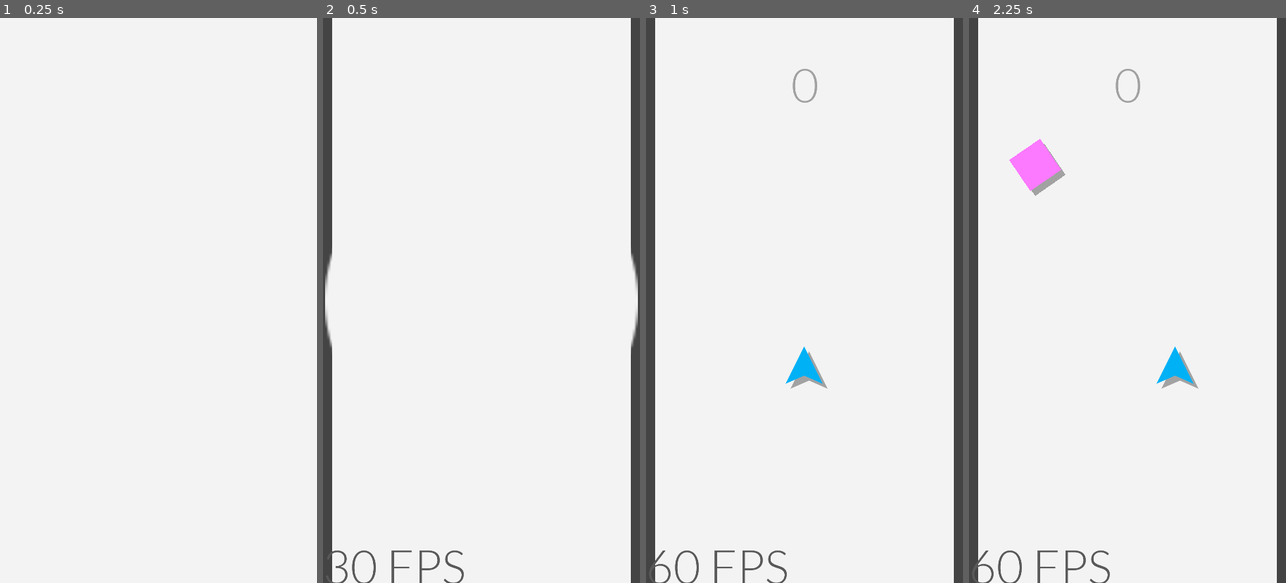
Above: before the commit, frames 1-4 (left to right).
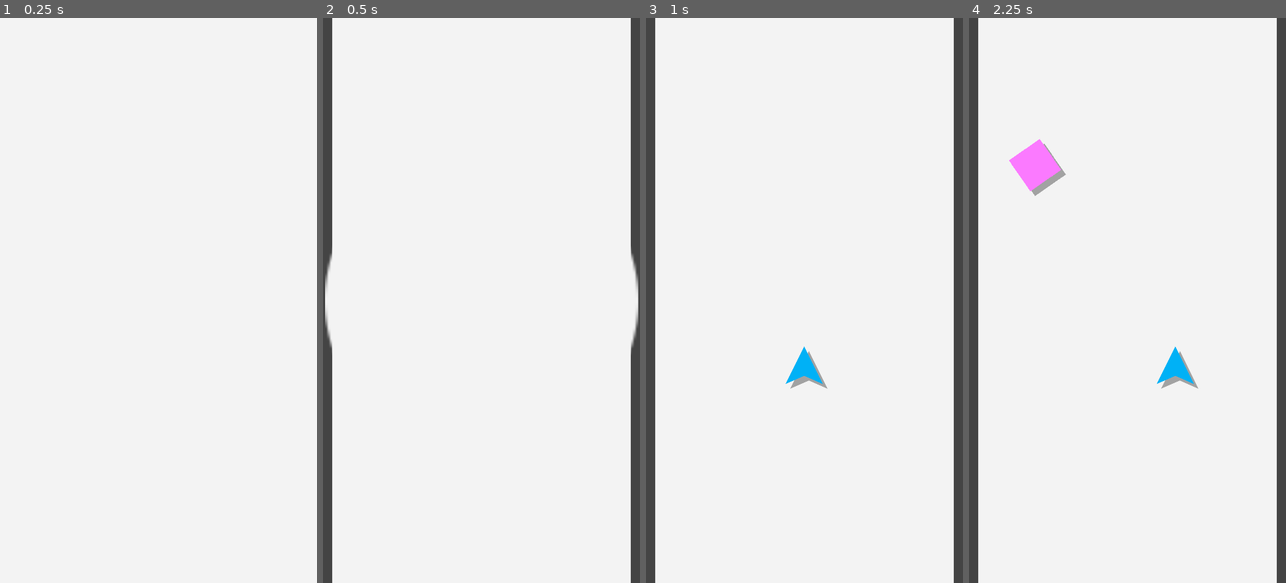
Above: after the commit, the same moments.

Repository: RTDxE/RunRetry
Game: Godot game, scene res://Scenes/main.tscn
Same seed, same stepped clock (60 frames per second), same inputs: the game is played once before the commit and once after it.
Inputs (mouse positions are in pixels of both pictures, inside the frame that each line leads up to):
- Up to frame 1 (0.25 s): no input
- Up to frame 2 (0.5 s): no input
- Up to frame 3 (1 s): move the mouse to (874, 272) at 0.52 s; click (874, 272) at 0.67 s
- Up to frame 4 (2.25 s): tap Enter at 1.25 s; drag from (1064, 328) to (1111, 413) at 1.27 s; move the mouse to (1159, 176) at 2.02 s; click (1159, 176) at 2.17 s

Frame 1 is identical in both runs. In frame 2, 0.5% of the frame differs, in the area x 2-100%, y 45-100%; in frame 3, 0.6%; in frame 4, 0.7%, in the area x 2-71%, y 9-100%.

Commit message:
Update icon and code

Diff:
--- a/Scenes/main.tscn
+++ b/Scenes/main.tscn
@@ -141,7 +141,14 @@
 	$Die.show()
 	$Die/anim.play(\"show\")
 	$Die/Score.text = \"Score: \" + str(score)
-	$Die/Record.text = (\"Record: \" + str(record)) if record >= 0 else \"\"
+	if record >= 0:
+		if record == score and score > 0:
+			$Die/Record.hide()
+			$Die/NewRecord.show()
+		elif record > 0:
+			$Die/Record.text = (\"Record: \" + str(record))
+		else:
+			$Die/Record.hide()
 "
 
 [sub_resource type="DynamicFont" id=5]
@@ -178,7 +185,7 @@
 [sub_resource type="DynamicFont" id=7]
 size = 300
 outline_size = 20
-outline_color = Color( 0.490196, 0.878431, 1, 1 )
+outline_color = Color( 0.615686, 0.894118, 0.980392, 1 )
 use_mipmaps = true
 use_filter = true
 font_data = ExtResource( 3 )
@@ -276,6 +283,14 @@
 use_filter = true
 font_data = ExtResource( 3 )
 
+[sub_resource type="DynamicFont" id=15]
+size = 100
+outline_size = 10
+outline_color = Color( 0.960784, 0.627451, 1, 0.419608 )
+use_mipmaps = true
+use_filter = true
+font_data = ExtResource( 2 )
+
 [sub_resource type="Animation" id=14]
 length = 0.001
 tracks/0/type = "value"
@@ -301,6 +316,18 @@
 "transitions": PoolRealArray( 1 ),
 "update": 0,
 "values": [ Color( 1, 1, 1, 1 ) ]
+}
+tracks/2/type = "value"
+tracks/2/path = NodePath("NewRecord:modulate")
+tracks/2/interp = 1
+tracks/2/loop_wrap = true
+tracks/2/imported = false
+tracks/2/enabled = true
+tracks/2/keys = {
+"times": PoolRealArray( 0 ),
+"transitions": PoolRealArray( 1 ),
+"update": 0,
+"values": [ Color( 1, 1, 1, 0 ) ]
 }
 
 [sub_resource type="Animation" id=8]
@@ -414,6 +441,18 @@
 "update": 0,
 "values": [ Color( 1, 1, 1, 0 ), Color( 1, 1, 1, 0 ), Color( 1, 1, 1, 1 ) ]
 }
+tracks/9/type = "value"
+tracks/9/path = NodePath("NewRecord:modulate")
+tracks/9/interp = 1
+tracks/9/loop_wrap = true
+tracks/9/imported = false
+tracks/9/enabled = true
+tracks/9/keys = {
+"times": PoolRealArray( 0, 1.3, 1.5 ),
+"transitions": PoolRealArray( 1, 1, 1 ),
+"update": 0,
+"values": [ Color( 1, 1, 1, 0 ), Color( 1, 1, 1, 0 ), Color( 1, 1, 1, 1 ) ]
+}
 
 [sub_resource type="GDScript" id=10]
 script/source = "extends Node
@@ -460,6 +499,7 @@
 script = SubResource( 4 )
 
 [node name="fps" type="Label" parent="UI"]
+visible = false
 anchor_top = 1.0
 anchor_bottom = 1.0
 margin_top = -155.0
@@ -491,7 +531,7 @@
 margin_top = -64.0
 margin_right = 64.0
 margin_bottom = 64.0
-rect_scale = Vector2( 50, 50 )
+rect_scale = Vector2( 1e-05, 1e-05 )
 rect_pivot_offset = Vector2( 64, 64 )
 texture = ExtResource( 4 )
 __meta__ = {
@@ -499,7 +539,6 @@
 }
 
 [node name="Label" type="Label" parent="UI/Start"]
-modulate = Color( 1, 1, 1, 0 )
 anchor_left = 0.5
 anchor_top = 0.5
 anchor_right = 0.5
@@ -509,9 +548,8 @@
 margin_right = 402.136
 margin_bottom = -37.4227
 rect_rotation = -5.84879
-rect_pivot_offset = Vector2( -1000, 0 )
 custom_fonts/font = SubResource( 7 )
-custom_colors/font_color = Color( 0.992157, 0.368627, 0.733333, 1 )
+custom_colors/font_color = Color( 0.972549, 0.4, 0.721569, 1 )
 custom_constants/line_spacing = -60
 text = "Run
    Retry"
@@ -643,6 +681,27 @@
 "_edit_use_anchors_": false
 }
 
+[node name="NewRecord" type="Label" parent="UI/Die"]
+visible = false
+modulate = Color( 1, 1, 1, 0 )
+anchor_left = 0.5
+anchor_top = 0.5
+anchor_right = 0.5
+anchor_bottom = 0.5
+margin_left = -328.678
+margin_top = 266.638
+margin_right = 750.322
+margin_bottom = 459.638
+rect_rotation = -8.21574
+custom_fonts/font = SubResource( 15 )
+custom_colors/font_color = Color( 0.996078, 0.309804, 0.662745, 1 )
+text = "New record!"
+align = 1
+valign = 1
+__meta__ = {
+"_edit_use_anchors_": false
+}
+
 [node name="anim" type="AnimationPlayer" parent="UI/Die"]
 pause_mode = 2
 anims/RESET = SubResource( 14 )
@@ -657,6 +716,7 @@
 }
 
 [node name="Score" type="Label" parent="UI/InGame"]
+visible = false
 anchor_left = 0.5
 anchor_right = 0.5
 margin_left = -503.0
@@ -673,5 +733,4 @@
 }
 
 [node name="screenshooter" type="Node2D" parent="."]
-visible = false
 script = SubResource( 10 )
--- a/project.godot
+++ b/project.godot
@@ -23,8 +23,10 @@
 
 window/size/width=1080
 window/size/height=1920
+window/size/test_width=960
+window/size/test_height=540
 window/handheld/orientation="portrait"
-window/stretch/mode="2d"
+window/stretch/mode="viewport"
 window/stretch/aspect="expand"
 
 [physics]
--- a/scripts/ysdk.gd
+++ b/scripts/ysdk.gd
@@ -80,7 +80,7 @@
 
 func get_lang() -> String:
 	if !OS.has_feature('JavaScript') or !ysdk:
-		return "en"
+		return "ru"
 	return ysdk.environment.lang
 
 func get_record() -> int:
Not shown: 1 places in Scenes/main.tscn that only renumber resources
Binary file changed: icon.png
Not shown, changed: icon.png.import
